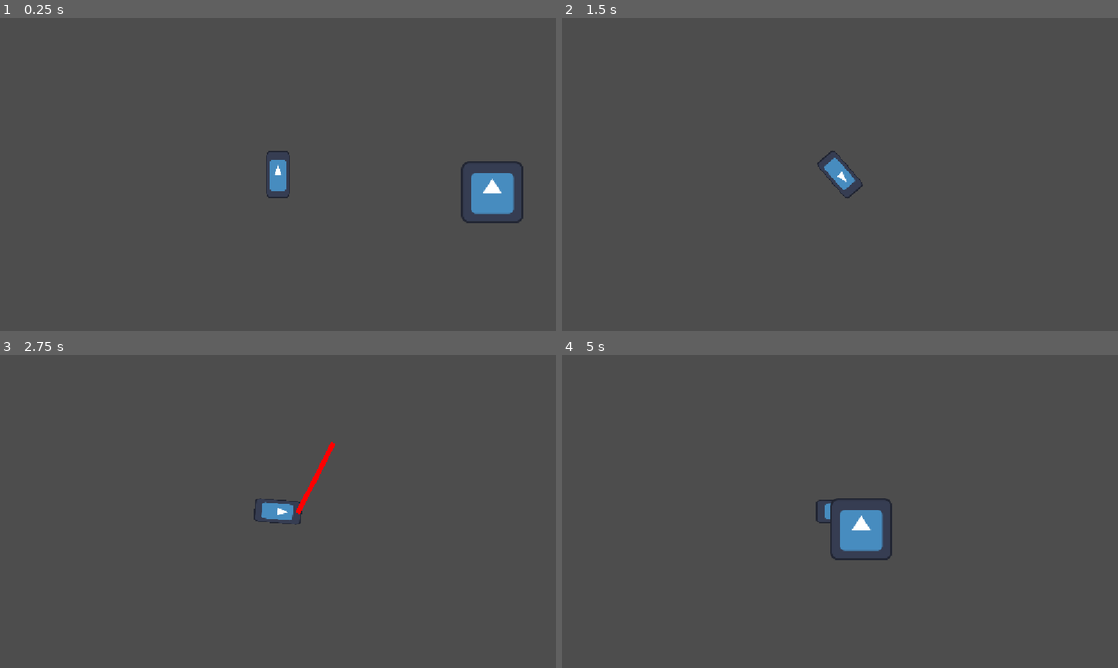
Above: before the commit, frames 1-4 (two rows, left to right).
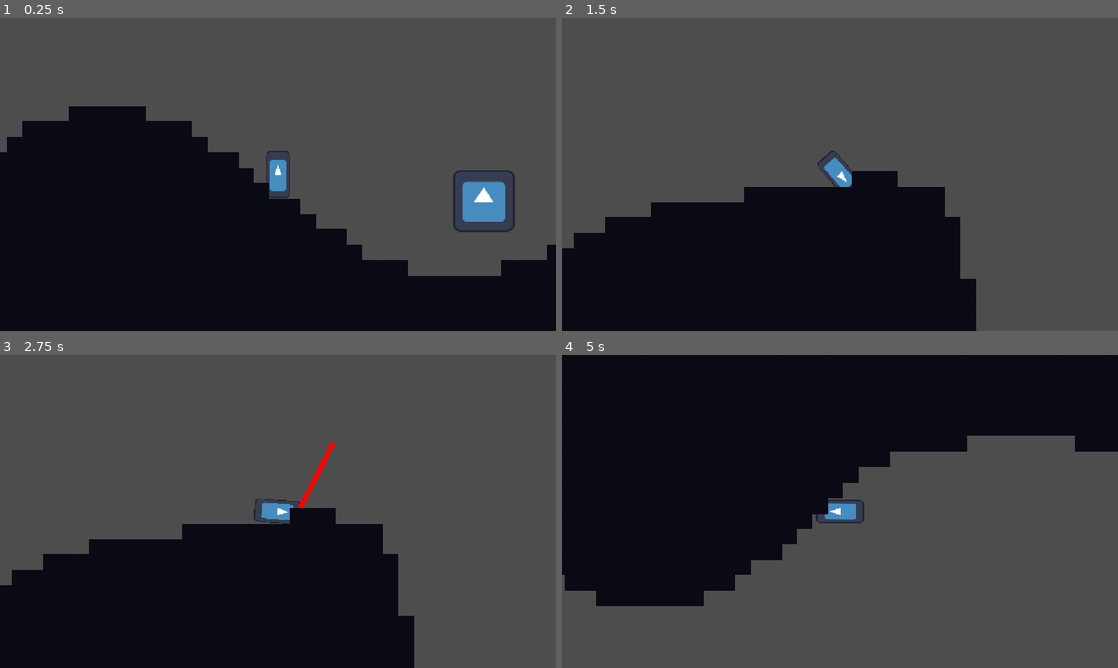
Above: after the commit, the same moments.

Repository: VoidCast00/GameJam_2026
Game: Godot game, scene res://scenes/main/game.tscn
Two runs of this game, one before a commit and one after it. Both use one fixed random seed, a clock stepped at 60 frames per second and the inputs below. The engine's default icon, where the game draws it, is replaced by a stand-in: a white triangle on a blue panel in a dark square.
Inputs (mouse positions are in pixels of both pictures, inside the frame that each line leads up to):
- Up to frame 1 (0.25 s): no input
- Up to frame 2 (1.5 s): tap Enter at 0.5 s; move the mouse to (962, 158) at 0.52 s; press the mouse at (962, 158) at 0.53 s; hold D (right) 0.53-1.28 s; move the mouse to (728, 190) at 1.27 s; release the mouse at (728, 190) at 1.28 s; hold S (down) from 1.28 s (still down); click (728, 190) at 1.35 s
- Up to frame 3 (2.75 s): move the mouse to (333, 442) at 2.02 s; release S (down) at 2.03 s; press the mouse at (333, 442) at 2.03 s; hold D (right) from 2.03 s (still down)
- Up to frame 4 (5 s): move the mouse to (812, 574) at 2.77 s; release D (right) at 2.78 s; release the mouse at (812, 574) at 2.78 s; hold W (up) 2.78-3.53 s; click (812, 574) at 2.85 s; move the mouse to (1006, 558) at 3.52 s; press the mouse at (1006, 558) at 3.53 s; hold A (left) from 3.53 s (still down); move the mouse to (673, 464) at 4.27 s; release the mouse at (673, 464) at 4.28 s; click (673, 464) at 4.35 s

The runs differ from the first frame. In frame 1, 46% of the frame differs, in the area x 0-100%, y 28-100%; in frame 2, 31%; in frame 3, 31%; in frame 4, 52%, in the area x 0-100%, y 0-81%.

Commit message:
basic wolrd generator plus automatic train

Diff:
--- a/scenes/main/game.tscn
+++ b/scenes/main/game.tscn
@@ -3,7 +3,183 @@
 [ext_resource type="PackedScene" uid="uid://dcbh3t1vcddv8" path="res://scenes/player/player.tscn" id="1_ma5rq"]
 [ext_resource type="Script" uid="uid://ccoeuwkyb0cbq" path="res://scenes/main/gameHandler.gd" id="2_e3dby"]
 [ext_resource type="Texture2D" uid="uid://djtja7xynnqrg" path="res://assets/icon.svg" id="2_gsayk"]
+[ext_resource type="Texture2D" uid="uid://clf2jhe35jjp6" path="res://scenes/caveGenerator/CaveTileMap.png" id="3_gf1f2"]
 [ext_resource type="Script" uid="uid://dpvdyqogqjqu8" path="res://scenes/caveGenerator/gameHandler.gd" id="3_gsayk"]
+
+[sub_resource type="TileSetAtlasSource" id="TileSetAtlasSource_em1bs"]
+texture = ExtResource("3_gf1f2")
+texture_region_size = Vector2i(32, 32)
+0:0/0 = 0
+0:0/0/terrain_set = 0
+0:0/0/terrain = 1
+0:0/0/physics_layer_0/polygon_0/points = PackedVector2Array(0, 16, 5.333334, 5.333333, 16, 0, 16, 16)
+0:0/0/terrains_peering_bit/right_side = 1
+0:0/0/terrains_peering_bit/bottom_right_corner = 1
+0:0/0/terrains_peering_bit/bottom_side = 1
+0:0/0/terrains_peering_bit/bottom_left_corner = 0
+0:0/0/terrains_peering_bit/left_side = 0
+0:0/0/terrains_peering_bit/top_left_corner = 0
+0:0/0/terrains_peering_bit/top_side = 0
+0:0/0/terrains_peering_bit/top_right_corner = 0
+1:0/0 = 0
+1:0/0/terrain_set = 0
+1:0/0/terrain = 1
+1:0/0/physics_layer_0/polygon_0/points = PackedVector2Array(-16, 0, 16, 0, 16, 16, -16, 16)
+1:0/0/terrains_peering_bit/right_side = 1
+1:0/0/terrains_peering_bit/bottom_right_corner = 1
+1:0/0/terrains_peering_bit/bottom_side = 1
+1:0/0/terrains_peering_bit/bottom_left_corner = 1
+1:0/0/terrains_peering_bit/left_side = 1
+1:0/0/terrains_peering_bit/top_left_corner = 0
+1:0/0/terrains_peering_bit/top_side = 0
+1:0/0/terrains_peering_bit/top_right_corner = 0
+2:0/0 = 0
+2:0/0/terrain_set = 0
+2:0/0/terrain = 1
+2:0/0/physics_layer_0/polygon_0/points = PackedVector2Array(-16, 0, -5.333334, 5.333334, 0, 16, -16, 16)
+2:0/0/terrains_peering_bit/right_side = 0
+2:0/0/terrains_peering_bit/bottom_right_corner = 0
+2:0/0/terrains_peering_bit/bottom_side = 1
+2:0/0/terrains_peering_bit/bottom_left_corner = 1
+2:0/0/terrains_peering_bit/left_side = 1
+2:0/0/terrains_peering_bit/top_left_corner = 0
+2:0/0/terrains_peering_bit/top_side = 0
+2:0/0/terrains_peering_bit/top_right_corner = 0
+3:0/0 = 0
+3:0/0/terrain_set = 0
+3:0/0/terrain = 1
+3:0/0/physics_layer_0/polygon_0/points = PackedVector2Array(0, 16, 5.333334, 5.333333, 16, 0, 16, 16)
+3:0/0/terrains_peering_bit/right_side = 1
+3:0/0/terrains_peering_bit/bottom_right_corner = 0
+3:0/0/terrains_peering_bit/bottom_side = 1
+3:0/0/terrains_peering_bit/bottom_left_corner = 1
+3:0/0/terrains_peering_bit/left_side = 1
+3:0/0/terrains_peering_bit/top_left_corner = 1
+3:0/0/terrains_peering_bit/top_side = 1
+3:0/0/terrains_peering_bit/top_right_corner = 1
+4:0/0 = 0
+4:0/0/terrain_set = 0
+4:0/0/terrain = 1
+4:0/0/physics_layer_0/polygon_0/points = PackedVector2Array(-16, 0, -5.333333, 5.333334, 0, 16, -16, 16)
+4:0/0/terrains_peering_bit/right_side = 1
+4:0/0/terrains_peering_bit/bottom_right_corner = 1
+4:0/0/terrains_peering_bit/bottom_side = 1
+4:0/0/terrains_peering_bit/bottom_left_corner = 0
+4:0/0/terrains_peering_bit/left_side = 1
+4:0/0/terrains_peering_bit/top_left_corner = 1
+4:0/0/terrains_peering_bit/top_side = 1
+4:0/0/terrains_peering_bit/top_right_corner = 1
+5:0/0 = 0
+6:0/0 = 0
+0:1/0 = 0
+0:1/0/terrain_set = 0
+0:1/0/terrain = 1
+0:1/0/physics_layer_0/polygon_0/points = PackedVector2Array(0, 16, 0, -16, 16, -16, 16, 16)
+0:1/0/terrains_peering_bit/right_side = 1
+0:1/0/terrains_peering_bit/bottom_right_corner = 1
+0:1/0/terrains_peering_bit/bottom_side = 1
+0:1/0/terrains_peering_bit/bottom_left_corner = 0
+0:1/0/terrains_peering_bit/left_side = 0
+0:1/0/terrains_peering_bit/top_left_corner = 0
+0:1/0/terrains_peering_bit/top_side = 1
+0:1/0/terrains_peering_bit/top_right_corner = 1
+1:1/0 = 0
+1:1/0/terrain_set = 0
+1:1/0/terrain = 1
+1:1/0/physics_layer_0/polygon_0/points = PackedVector2Array(-16, -16, 16, -16, 16, 16, -16, 16)
+1:1/0/terrains_peering_bit/right_side = 1
+1:1/0/terrains_peering_bit/bottom_right_corner = 1
+1:1/0/terrains_peering_bit/bottom_side = 1
+1:1/0/terrains_peering_bit/bottom_left_corner = 1
+1:1/0/terrains_peering_bit/left_side = 1
+1:1/0/terrains_peering_bit/top_left_corner = 1
+1:1/0/terrains_peering_bit/top_side = 1
+1:1/0/terrains_peering_bit/top_right_corner = 1
+2:1/0 = 0
+2:1/0/terrain_set = 0
+2:1/0/terrain = 1
+2:1/0/physics_layer_0/polygon_0/points = PackedVector2Array(0, -16, 0, 16, -16, 16, -16, -16)
+2:1/0/terrains_peering_bit/right_side = 0
+2:1/0/terrains_peering_bit/bottom_right_corner = 0
+2:1/0/terrains_peering_bit/bottom_side = 1
+2:1/0/terrains_peering_bit/bottom_left_corner = 1
+2:1/0/terrains_peering_bit/left_side = 1
+2:1/0/terrains_peering_bit/top_left_corner = 1
+2:1/0/terrains_peering_bit/top_side = 1
+2:1/0/terrains_peering_bit/top_right_corner = 0
+3:1/0 = 0
+3:1/0/terrain_set = 0
+3:1/0/terrain = 1
+3:1/0/physics_layer_0/polygon_0/points = PackedVector2Array(16, 0, 5.333333, -5.333334, 0, -16, 16, -16)
+3:1/0/terrains_peering_bit/right_side = 1
+3:1/0/terrains_peering_bit/bottom_right_corner = 1
+3:1/0/terrains_peering_bit/bottom_side = 1
+3:1/0/terrains_peering_bit/bottom_left_corner = 1
+3:1/0/terrains_peering_bit/left_side = 1
+3:1/0/terrains_peering_bit/top_left_corner = 1
+3:1/0/terrains_peering_bit/top_side = 1
+3:1/0/terrains_peering_bit/top_right_corner = 0
+4:1/0 = 0
+4:1/0/terrain_set = 0
+4:1/0/terrain = 1
+4:1/0/physics_layer_0/polygon_0/points = PackedVector2Array(0, -16, -5.333334, -5.333333, -16, 0, -16, -16)
+4:1/0/terrains_peering_bit/right_side = 1
+4:1/0/terrains_peering_bit/bottom_right_corner = 1
+4:1/0/terrains_peering_bit/bottom_side = 1
+4:1/0/terrains_peering_bit/bottom_left_corner = 1
+4:1/0/terrains_peering_bit/left_side = 1
+4:1/0/terrains_peering_bit/top_left_corner = 0
+4:1/0/terrains_peering_bit/top_side = 1
+4:1/0/terrains_peering_bit/top_right_corner = 1
+5:1/0 = 0
+6:1/0 = 0
+0:2/0 = 0
+0:2/0/terrain_set = 0
+0:2/0/terrain = 1
+0:2/0/physics_layer_0/polygon_0/points = PackedVector2Array(16, 0, 5.333334, -5.333334, 0, -16, 16, -16)
+0:2/0/terrains_peering_bit/right_side = 1
+0:2/0/terrains_peering_bit/bottom_right_corner = 0
+0:2/0/terrains_peering_bit/bottom_side = 0
+0:2/0/terrains_peering_bit/bottom_left_corner = 0
+0:2/0/terrains_peering_bit/left_side = 0
+0:2/0/terrains_peering_bit/top_left_corner = 0
+0:2/0/terrains_peering_bit/top_side = 1
+0:2/0/terrains_peering_bit/top_right_corner = 1
+1:2/0 = 0
+1:2/0/terrain_set = 0
+1:2/0/terrain = 1
+1:2/0/physics_layer_0/polygon_0/points = PackedVector2Array(16, 0, -16, 0, -16, -16, 16, -16)
+1:2/0/terrains_peering_bit/right_side = 1
+1:2/0/terrains_peering_bit/bottom_right_corner = 0
+1:2/0/terrains_peering_bit/bottom_side = 0
+1:2/0/terrains_peering_bit/bottom_left_corner = 0
+1:2/0/terrains_peering_bit/left_side = 1
+1:2/0/terrains_peering_bit/top_left_corner = 1
+1:2/0/terrains_peering_bit/top_side = 1
+1:2/0/terrains_peering_bit/top_right_corner = 1
+2:2/0 = 0
+2:2/0/terrain_set = 0
+2:2/0/terrain = 1
+2:2/0/physics_layer_0/polygon_0/points = PackedVector2Array(0, -16, -5.333334, -5.333334, -16, 0, -16, -16)
+2:2/0/terrains_peering_bit/right_side = 0
+2:2/0/terrains_peering_bit/bottom_right_corner = 0
+2:2/0/terrains_peering_bit/bottom_side = 0
+2:2/0/terrains_peering_bit/bottom_left_corner = 0
+2:2/0/terrains_peering_bit/left_side = 1
+2:2/0/terrains_peering_bit/top_left_corner = 1
+2:2/0/terrains_peering_bit/top_side = 1
+2:2/0/terrains_peering_bit/top_right_corner = 0
+
+[sub_resource type="TileSet" id="TileSet_vsfrg"]
+tile_size = Vector2i(32, 32)
+physics_layer_0/collision_layer = 4
+physics_layer_0/collision_mask = 3
+terrain_set_0/mode = 0
+terrain_set_0/terrain_0/name = "Water"
+terrain_set_0/terrain_0/color = Color(0.18449864, 0.31772366, 0.47415596, 1)
+terrain_set_0/terrain_1/name = "Cave"
+terrain_set_0/terrain_1/color = Color(0, 0, 0, 1)
+sources/0 = SubResource("TileSetAtlasSource_em1bs")
 
 [sub_resource type="Gradient" id="Gradient_kjrfb"]
 interpolation_mode = 1
@@ -32,6 +208,8 @@
 texture = ExtResource("2_gsayk")
 
 [node name="TileMapLayer" type="TileMapLayer" parent="World/Static" unique_id=737530197]
+texture_filter = 1
+tile_set = SubResource("TileSet_vsfrg")
 
 [node name="WorldGenerator" type="Node" parent="World/Static" unique_id=1190584267 node_paths=PackedStringArray("caveTilemap")]
 script = ExtResource("3_gsayk")
